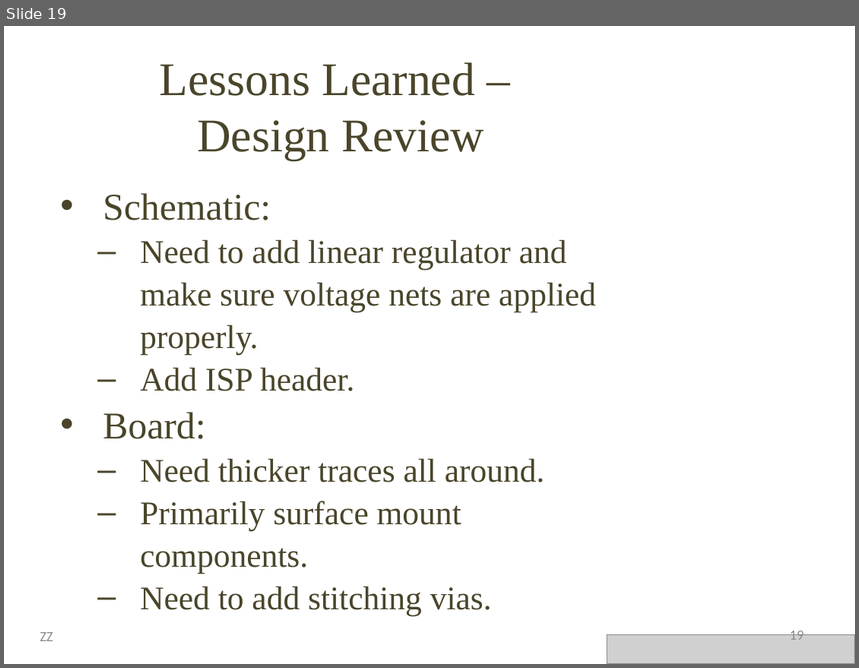
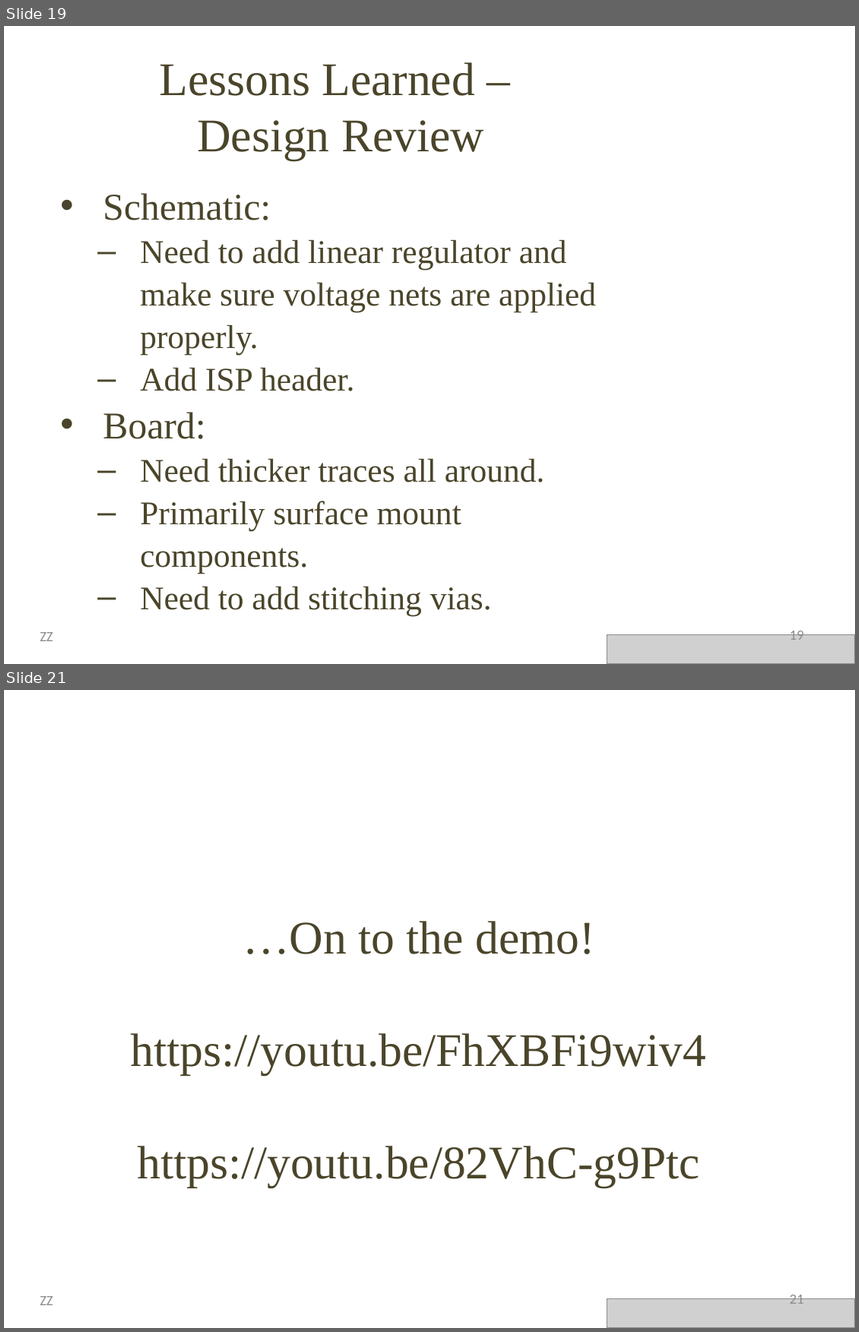
Before and after one commit to Stevie-Nicks-and-the-Xaybanha-Zhous/SelectiveBirdFeeder, a slide deck: Smart_Bird_Feeder_Presentation.pptx. Shown one above the other, each under a label of ours: slide 19 before the commit, slides 19 and 21 after it; the slides between them are not shown. The pictures are 859x668 and 859x1332 pixels, drawn with LibreOffice and Linux fonts; fonts in the diff are those of the drawing; grey boxes stand for pictures; background and template pictures are left out. Boxes give left, top, right and bottom in pixels: in the first picture for what was removed or moved away, otherwise in the second. Text is boxed around its words. In the diff, an @@ line names an element or a change of style, - is before the commit and + after.

Commit message:
Add files via upload
Forgot to save it after adding the demo links - this is as it was when we presented.

```diff
--- a/Smart_Bird_Feeder_Presentation.pptx
+++ b/Smart_Bird_Feeder_Presentation.pptx
@@ slide 21 added at [4, 690, 855, 1328], background picture (left out) @@
@@ title added at [131, 921, 706, 1188], 39.6 pt, text #4A452A @@
+…On to the demo!
+https://youtu.be/FhXBFi9wiv4
+https://youtu.be/82VhC-g9Ptc
@@ text added at [40, 1296, 53, 1306], 12 pt, text #8C8C8C @@
+ZZ
@@ picture added at [607, 1300, 855, 1328] @@
@@ page number added at [790, 1293, 804, 1304], 12 pt, text #8C8C8C @@
+21
```
Also in this commit, not shown: 6 slides changed.
